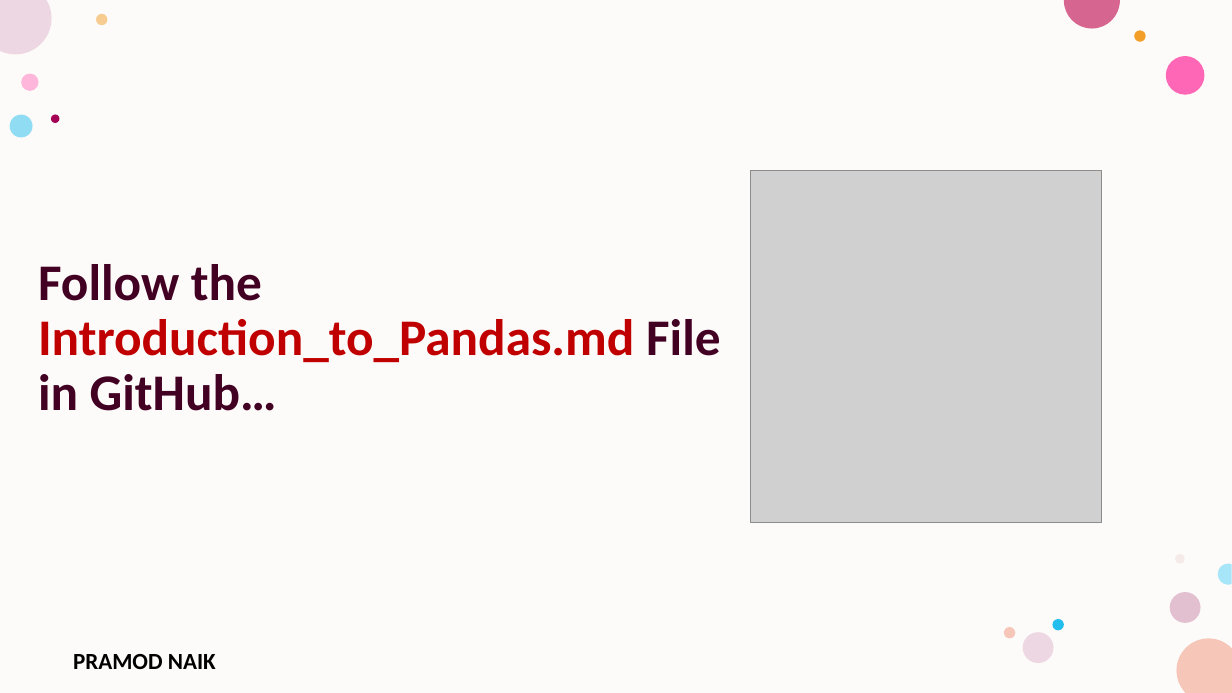
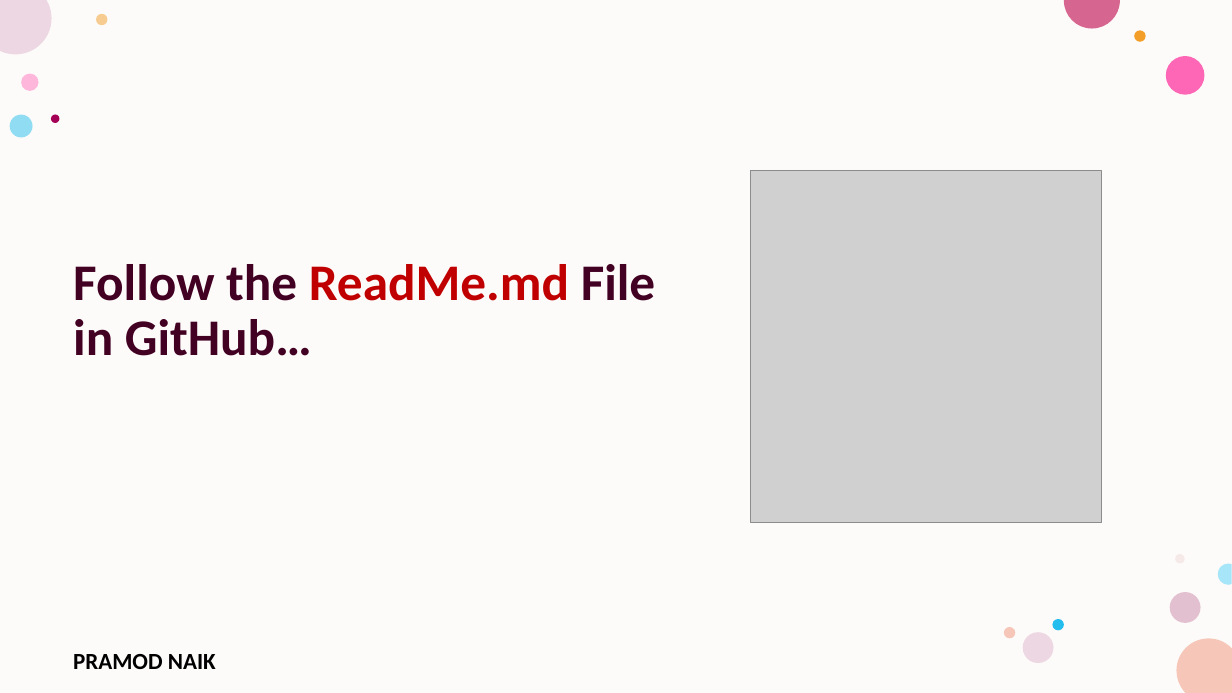
Before and after one commit to PRAMODNAIK-DEV/Python-Predictive-Analytics-Workshop, a slide deck: slide 14 of Introduction to Predictive Analysis.pptx (slide 11 before the commit). Drawn at 1232x693 pixels with LibreOffice and Linux fonts; fonts in the diff are those of the drawing; grey boxes stand for pictures; background and template pictures are left out. Boxes give left, top, right and bottom in pixels: in the first picture for what was removed or moved away, otherwise in the second. Text is boxed around its words. In the diff, an @@ line names an element or a change of style, - is before the commit and + after.

Commit message:
Updated Pandas Intro.

```diff
--- a/Introduction to Predictive Analysis.pptx
+++ b/Introduction to Predictive Analysis.pptx
@@ text at box(73, 264, 655, 356): text changed; text colour #C00000 to #420023 @@
-Follow the Introduction_to_Pandas.md File in GitHub…
+Follow the ReadMe.md File in GitHub…
```
Also in this commit, not shown: 2 other slides changed, 3 slides added, 1 other file.
